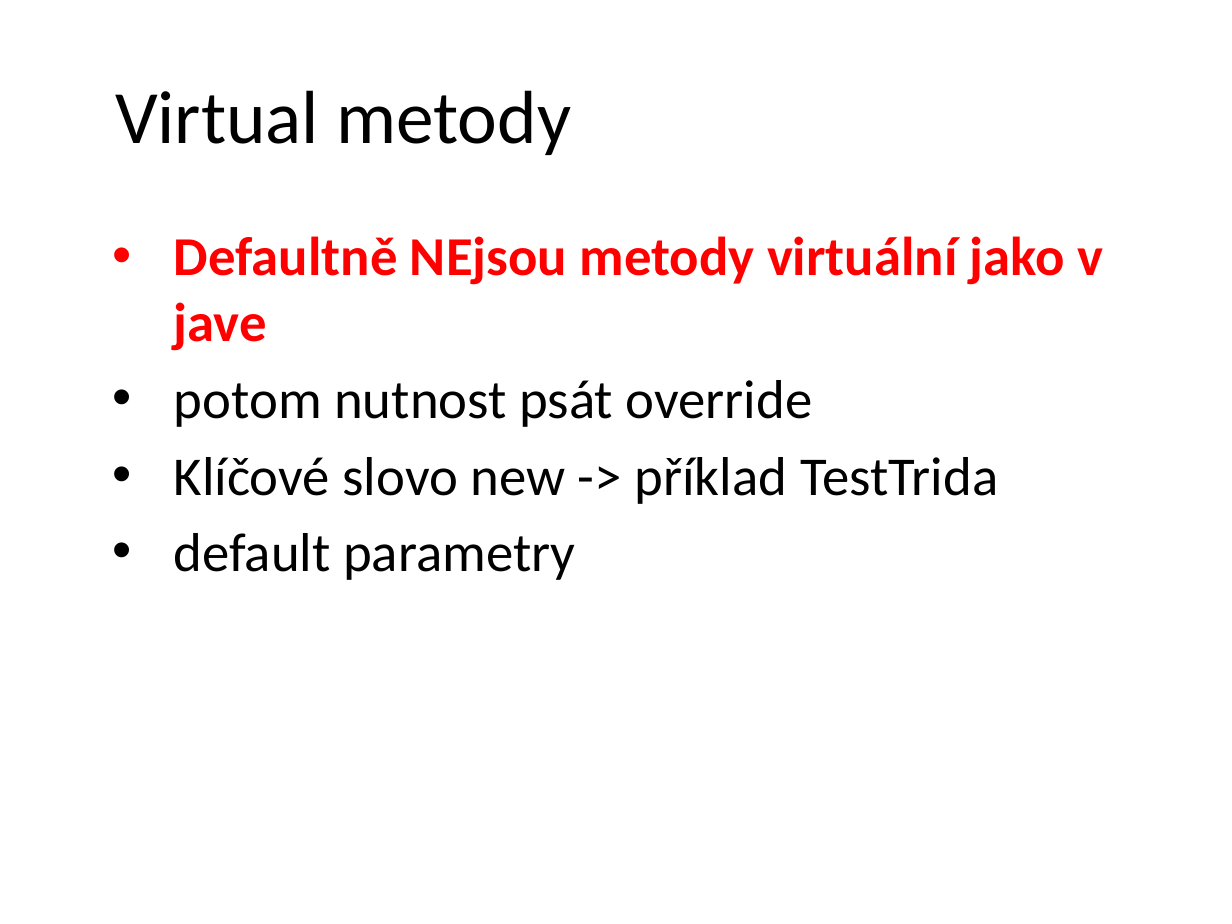
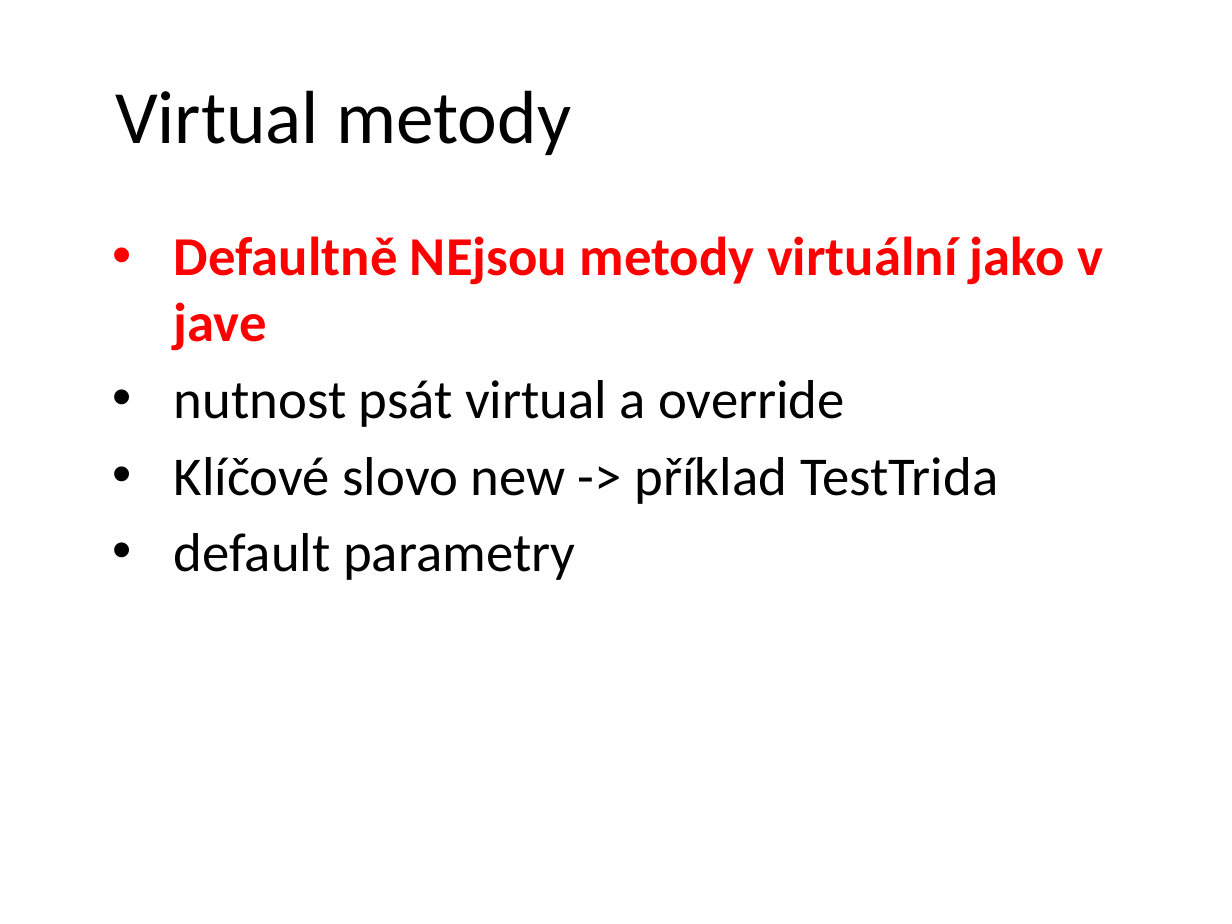
Before and after one commit to petrbalat/Skoleni-Csharp-NET, a slide deck: slide 7 of prezentace.pptx. Drawn at 1232x924 pixels with LibreOffice and Linux fonts; fonts in the diff are those of the drawing; background and template pictures are left out. Boxes give left, top, right and bottom in pixels: in the first picture for what was removed or moved away, otherwise in the second. Text is boxed around its words. In the diff, an @@ line names an element or a change of style, - is before the commit and + after.

```diff
--- a/prezentace.pptx
+++ b/prezentace.pptx
@@ text at (174,380,845,427): text changed @@
-• potom nutnost psát override
+• nutnost psát virtual a override
```
Also in this commit, not shown: 6 other slides changed, 4 slides added, 2 other files.
